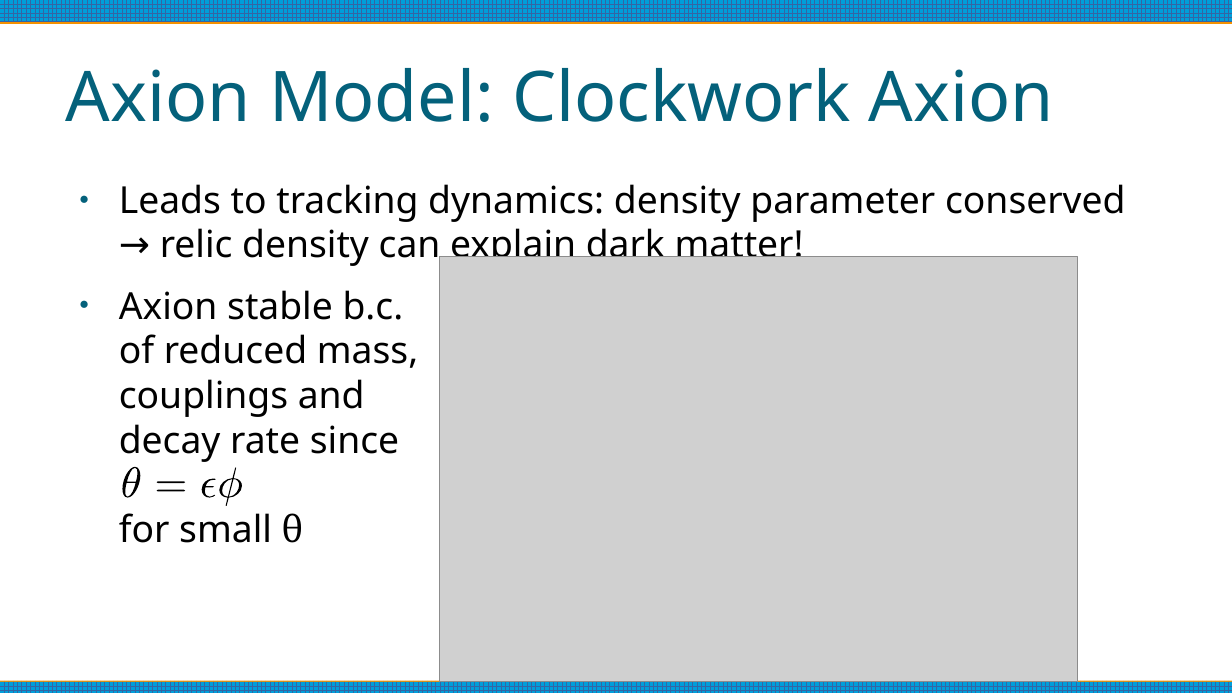
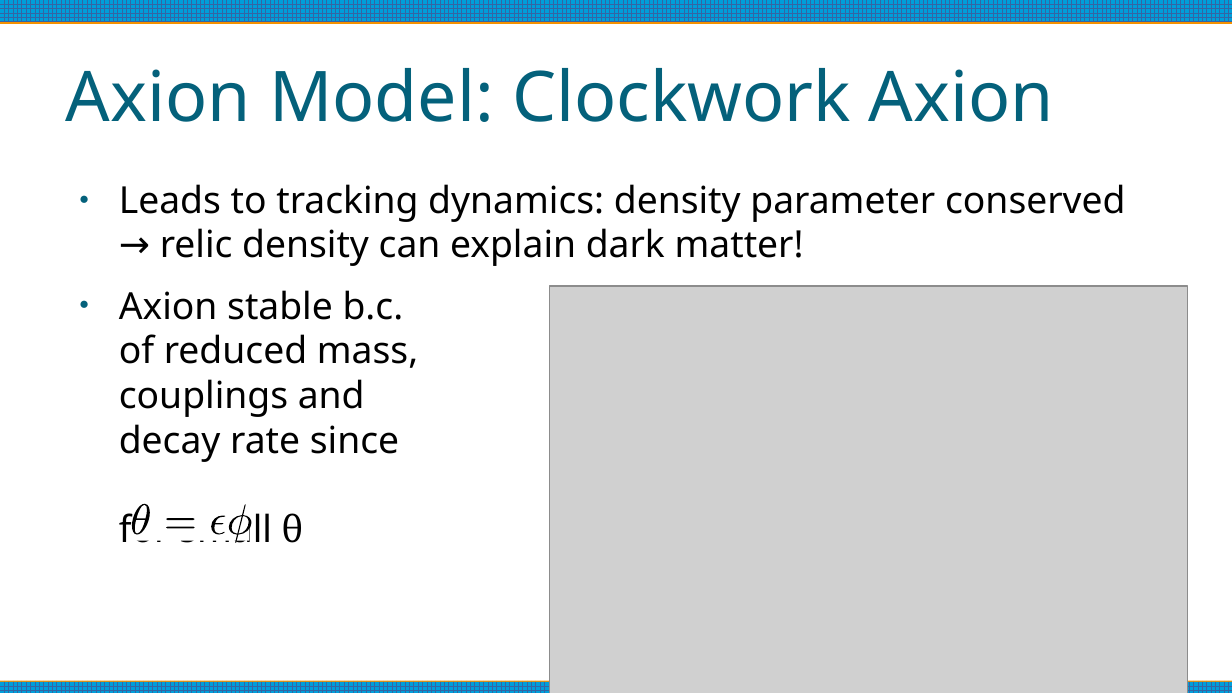
Before and after one commit to anna-jana/masters-project, a slide deck: slide 15 of reports/thesis-talk/presentation.odp. Drawn at 1232x693 pixels with LibreOffice and Linux fonts; fonts in the diff are those of the drawing; grey boxes stand for pictures. Boxes give left, top, right and bottom in pixels: in the first picture for what was removed or moved away, otherwise in the second. Text is boxed around its words. In the diff, an @@ line names an element or a change of style, - is before the commit and + after.

```diff
--- a/reports/thesis-talk/presentation.odp
+++ b/reports/thesis-talk/presentation.odp
@@ picture: place and size @@
-picture at [440,257,1079,683]
+picture at [550,286,1188,693]
@@ 5 freeform shapes: place and size @@
-5 freeform shapes at [123,467,241,506]
+5 freeform shapes at [132,504,252,543]
```
Also in this commit, not shown: 14 other slides changed, 2 slides added, 1 slide removed, 7 other files.
